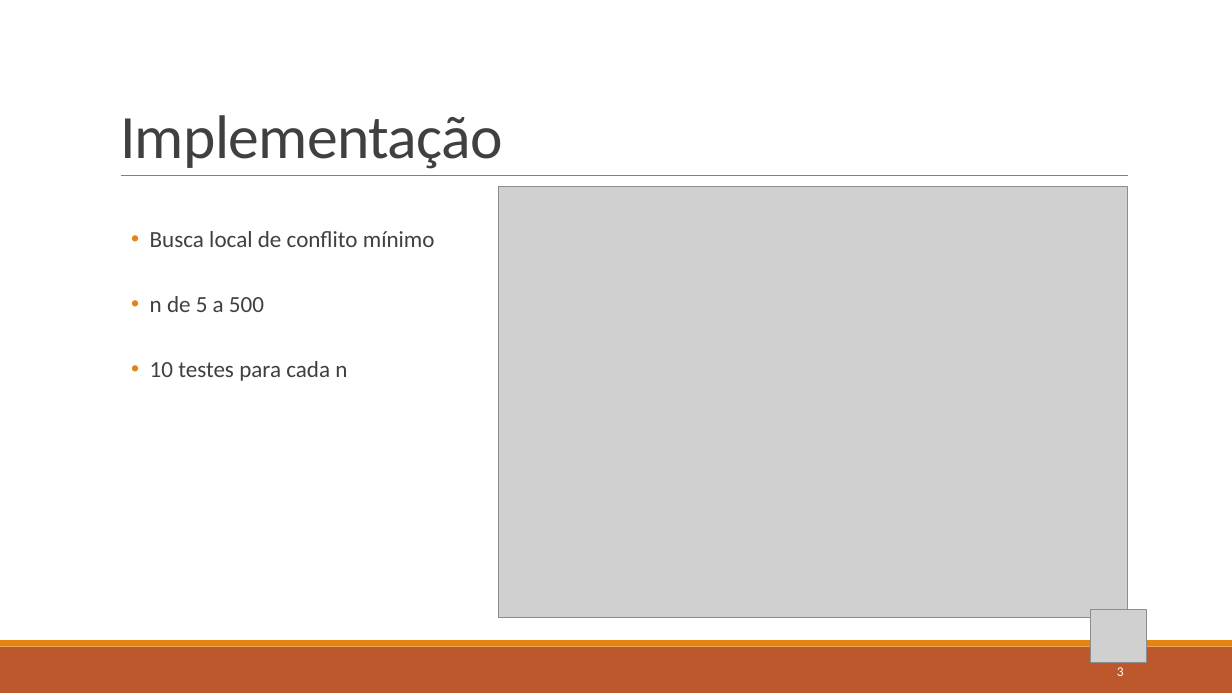
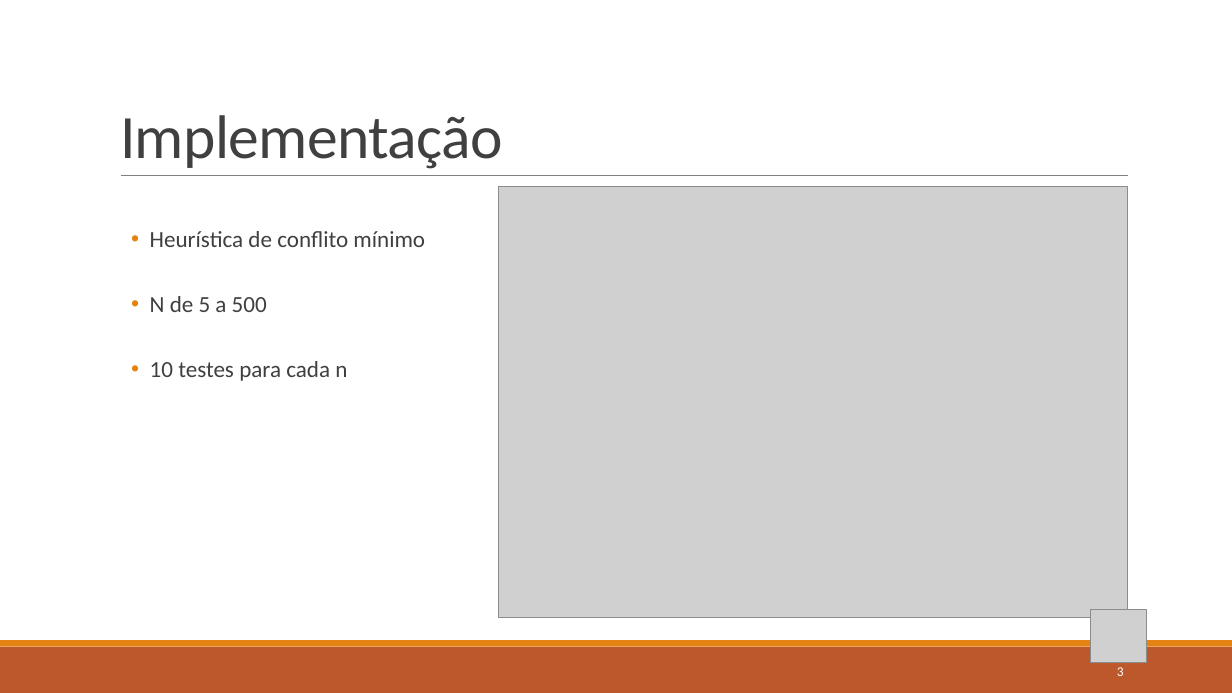
Before and after one commit to BeholderDEV/discretequeensproblem, a slide deck: slide 3 of N-Queens Problem Complexidade.pptx. Drawn at 1232x693 pixels with LibreOffice and Linux fonts; fonts in the diff are those of the drawing; grey boxes stand for pictures. Boxes give left, top, right and bottom in pixels: in the first picture for what was removed or moved away, otherwise in the second. Text is boxed around its words. In the diff, an @@ line names an element or a change of style, - is before the commit and + after.

```diff
--- a/N-Queens Problem Complexidade.pptx
+++ b/N-Queens Problem Complexidade.pptx
@@ text at [150, 231, 425, 312]: text changed @@
-  • Busca local de conflito mínimo
-  • n de 5 a 500
+  • Heurística de conflito mínimo
+  • N de 5 a 500
```
Also in this commit, not shown: 3 other slides changed, 3 slides added, 5 other files.
